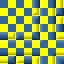
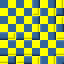
Before/after of a w=64, h=64 layered artwork. What changed in the layer stack:
pixels changed over bbox(0, 0, 64, 64) (layer not identified)
